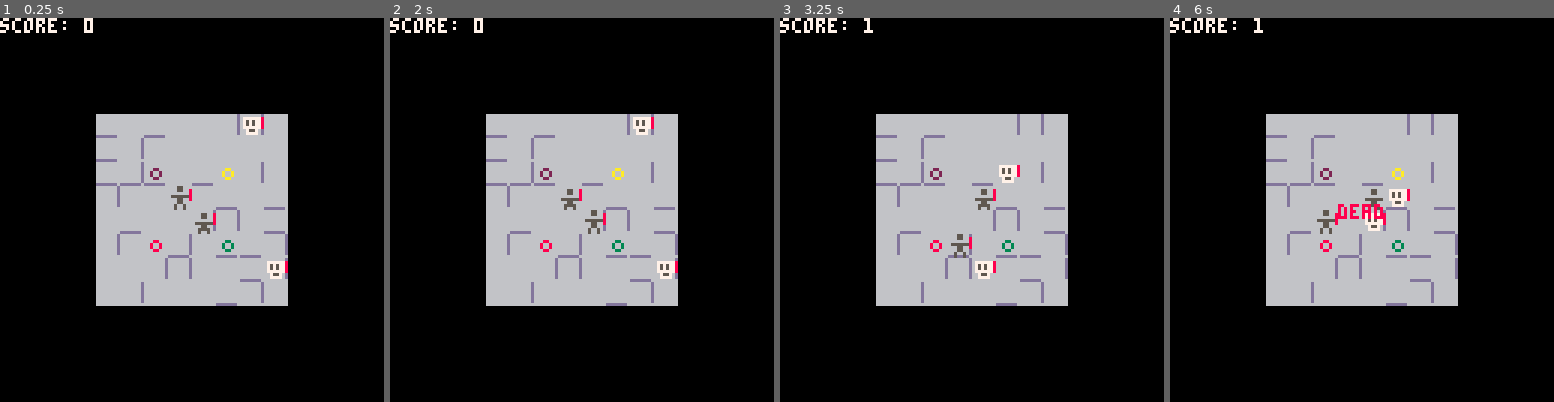
Above: before the commit, frames 1-4 (left to right).
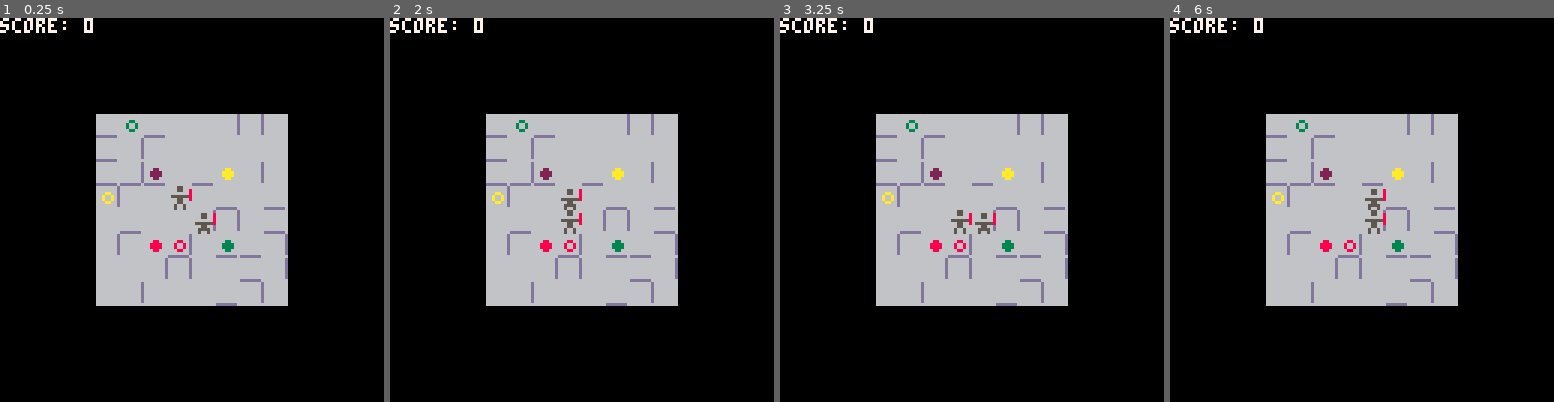
Above: after the commit, the same moments.

Repository: taylordolan/grid-folks
Game: PICO-8 cartridge grid_folks.p8
Two runs of this game, one before a commit and one after it. Both use one fixed random seed, a clock stepped at 60 frames per second and the inputs below.
Inputs:
- Up to frame 1 (0.25 s): no input
- Up to frame 2 (2 s): tap X (X key) at 1.07 s; hold Left from 1.97 s (still down)
- Up to frame 3 (3.25 s): tap X (X key) every 0.33 s from 2.07 to 3.07 s; release Left at 2.37 s; hold Down 2.42-2.82 s; hold Right from 2.87 s (still down)
- Up to frame 4 (6 s): tap X (X key) every 0.33 s from 3.4 to 5.73 s; release Right at 3.53 s; hold Up 3.58-4.08 s; hold Right 4.13-4.53 s; hold Down 4.58-5.08 s; hold Left 5.13-5.8 s; hold Up from 5.85 s (still down)

The runs differ from the first frame. In frame 1, 0.7% of the frame differs, in the area x 26-75%, y 25-68%; in frame 2, 1.0%; in frame 3, 1.2%, in the area x 21-63%, y 0-68%; in frame 4, 1.1%.

Commit message:
functional potential tiles

Diff:
--- a/grid_folks.p8
+++ b/grid_folks.p8
@@ -18,10 +18,10 @@
 -- [x] have some power tiles by default
 -- [x] have some start locations for heroes
 -- [x] make a sprite dictionary again
--- [ ] add potential tiles for each type
+-- [x] add potential tiles for each type
     -- deploy 3 random ones at the beginning of the game
     -- include conditions for turning them into power tiles
--- [ ] when a potential tile is triggered, reset walls and deploy 3 more random ones
+-- [x] when a potential tile is triggered, reset walls and deploy 3 more random ones
 -- [ ] have enemies appear on a fixed schedule
 -- [ ] telegraph enemy arrival a turn in advance
 -- [ ] have enemies appear on an increasing schedule
@@ -47,16 +47,20 @@
   score = 0
 
   sprites = {
-    player = 017,
-    player_melee = 019,
-    player_shoot = 021,
+    hero = 017,
+    hero_melee = 019,
+    hero_shoot = 021,
     enemy = 002,
     wall_right = 005,
     wall_down = 006,
-    power_melee = 007,
-    power_shoot = 008,
-    effect_health = 009,
-    effect_score = 010
+    effect_melee = 023,
+    effect_shoot = 024,
+    effect_health = 025,
+    effect_score = 026,
+    potential_melee = 007,
+    potential_shoot = 008,
+    potential_health = 009,
+    potential_score = 010,
   }
 
   -- create walls
@@ -67,16 +71,16 @@
   end
 
   local melee_tile = {
-    type = "power",
+    type = "effect",
     name = "melee",
-    sprite = sprites.power_melee,
-    hero_sprite = sprites.player_melee
+    sprite = sprites.effect_melee,
+    hero_sprite = sprites.hero_melee
   }
   local shoot_tile = {
-    type = "power",
+    type = "effect",
     name = "shoot",
-    sprite = sprites.power_shoot,
-    hero_sprite = sprites.player_shoot
+    sprite = sprites.effect_shoot,
+    hero_sprite = sprites.hero_shoot
   }
   local health_tile = {
     type = "effect",
@@ -93,6 +97,8 @@
   set_tile(health_tile, {3,6})
   set_tile(score_tile, {6,3})
 
+  generate_potential_tiles()
+
   -- heroes
   hero_a = create_hero()
   hero_b = create_hero()
@@ -103,8 +109,8 @@
 
 	-- list of enemies
 	enemies = {}
-	create_enemy()
-  create_enemy()
+	-- create_enemy()
+  -- create_enemy()
 
 	-- initial enemy positions
   for next in all(enemies) do
@@ -131,7 +137,9 @@
 
   -- move enemies
   if player_turn == false then
-    foreach(enemies, enemy.update)
+    for next in all(enemies) do
+      next.update(next)
+    end
   end
 
   -- game end test
@@ -390,15 +398,24 @@
     max_health = 4,
     health = 4,
 
-    -- powers
+    -- effects
     melee = false,
     shoot = false,
 
     -- update hero
 		update = function(self)
+
       local self_x = x(self)
       local self_y = y(self)
       local self_tile = {self_x, self_y}
+
+      -- find the other hero
+      local companion
+      if heroes[1] == self then
+        companion = heroes[2]
+      else
+        companion = heroes[1]
+      end
 
       -- move up
 			if btnp(⬆️) then
@@ -424,7 +441,7 @@
       -- this is called when the player hits a direction on their turn.
       -- it determines which action should be taken and triggers it.
       function act(direction)
-        local self_tile = {x(self), y(self)}
+        -- local self_tile = {x(self), y(self)}
         local next_tile = {self_x + direction[1], self_y + direction[2]}
         if location_exists(next_tile) then
           shoot_target = get_shoot_target(direction)
@@ -493,30 +510,61 @@
       end
 
       -- updates the *other* hero's ability and sprite
-      -- based on the power tile that *this* hero is standing on
-      function update_companion_power()
+      -- based on the effect tile that *this* hero is standing on
+      function update_companion_effect()
 
         local here = {x(self), y(self)}
 
-        -- find the other hero
-        local companion
-        if heroes[1] == self then
-          companion = heroes[2]
-        else
-          companion = heroes[1]
-        end
+        -- -- find the other hero
+        -- local companion
+        -- if heroes[1] == self then
+        --   companion = heroes[2]
+        -- else
+        --   companion = heroes[1]
+        -- end
 
         -- set companion deets to their defaults
         companion.melee = false
         companion.shoot = false
-        companion.base_sprite = sprites.player
-
-        -- check if this hero's tile is a power tile
-        local power = find_type_in_tile("power", here)
-        if power then
-          -- apply the power's effect to the companion hero
-          companion[power.name] = true
-          companion.base_sprite = power.hero_sprite
+        companion.base_sprite = sprites.hero
+
+        -- check if this hero's tile is a effect tile
+        local effect = find_type_in_tile("effect", here)
+        if effect then
+          if effect.name == "melee" or effect.name == "shoot" then
+            -- apply the effect's effect to the companion hero
+            companion[effect.name] = true
+            companion.base_sprite = effect.hero_sprite
+          end
+        end
+      end
+
+      function update_potential_tiles()
+
+        local companion_tile = {x(companion), y(companion)}
+        local self_tile = {x(self), y(self)}
+        self_potential_tile = find_type_in_tile("potential", self_tile)
+        companion_potential_tile = find_type_in_tile("potential", companion_tile)
+
+        if self_potential_tile and companion_potential_tile then
+
+          local to_destroy = {self_potential_tile, companion_potential_tile}
+          for next in all(to_destroy) do
+            del(board[x(next)][y(next)], next)
+          end
+
+          for x = 1, rows do
+            for y = 1, cols do
+              local potential_tile = find_type_in_tile("potential", {x,y})
+              if potential_tile then
+                potential_tile.type = "effect"
+                potential_tile.sprite = sprites["effect_" ..potential_tile.name]
+                potential_tile.hero_sprite = sprites["hero_" ..potential_tile.name]
+              end
+            end
+          end
+
+          generate_potential_tiles()
         end
       end
 
@@ -524,13 +572,14 @@
       function step(next_tile)
         if is_wall_between(self_tile, next_tile) == false then
           set_tile(self, next_tile)
+          update_potential_tiles()
           end_turn()
         end
       end
 
       -- does whatever needs to happen after a hero has done its thing
       function end_turn()
-        update_companion_power()
+        update_companion_effect()
         player_turn = false
       end
 		end
@@ -692,7 +741,7 @@
 end
 
 --[[
-  wall stuff
+  board stuff
 --]]
 
 -- check if there's a wall between two tiles
@@ -807,6 +856,28 @@
   return true
 end
 
+function generate_potential_tiles()
+
+  local current_types = {
+    "melee",
+    "shoot",
+    "health",
+    "score"
+  }
+  local index = flr(rnd(#current_types)) + 1
+  local to_remove = current_types[index]
+  del(current_types, to_remove)
+
+  for next in all(current_types) do
+    local tile = {
+      type = "potential",
+      name = next,
+      sprite = sprites["potential_" ..next]
+    }
+    deploy(tile, {"potential", "effect"})
+  end
+end
+
 __gfx__
 00000000000000000000000066666666dddddddd0000000d00000000000000000000000000000000000000000000000000000000000000000000000000000000
 00000000000000000777777066666666dddddddd0000000d00000000000000000000000000000000000000000000000000000000000000000000000000000000
@@ -818,10 +889,10 @@
 00000000000000000000000066666666dddddddd00000000ddddddd0000000000000000000000000000000000000000000000000000000000000000000000000
 00000000000000000005500000000000000220000000000000033000000000000000000000000000000000000000000000000000000000000000000000000000
 00000000000550000005500000022000000220000003300000033000000000000000000000000000000000000000000000000000000000000000000000000000
-00000000000550000000000000022000000000000003300000000000000000000000000000000000000000000000000000000000000000000000000000000000
-00000000000000000555555000000000022222200000000003333330000000000000000000000000000000000000000000000000000000000000000000000000
-00000000055555500005500002222220000220000333333000033000000000000000000000000000000000000000000000000000000000000000000000000000
-00000000000550000005500000022000000220000003300000033000000000000000000000000000000000000000000000000000000000000000000000000000
+00000000000550000000000000022000000000000003300000000000000220000003300000088000000aa0000000000000000000000000000000000000000000
+0000000000000000055555500000000002222220000000000333333000222200003333000088880000aaaa000000000000000000000000000000000000000000
+0000000005555550000550000222222000022000033333300003300000222200003333000088880000aaaa000000000000000000000000000000000000000000
+00000000000550000005500000022000000220000003300000033000000220000003300000088000000aa0000000000000000000000000000000000000000000
 00000000005555000050050000222200002002000033330000300300000000000000000000000000000000000000000000000000000000000000000000000000
 00000000005005000050050000200200002002000030030000300300000000000000000000000000000000000000000000000000000000000000000000000000
 __map__
